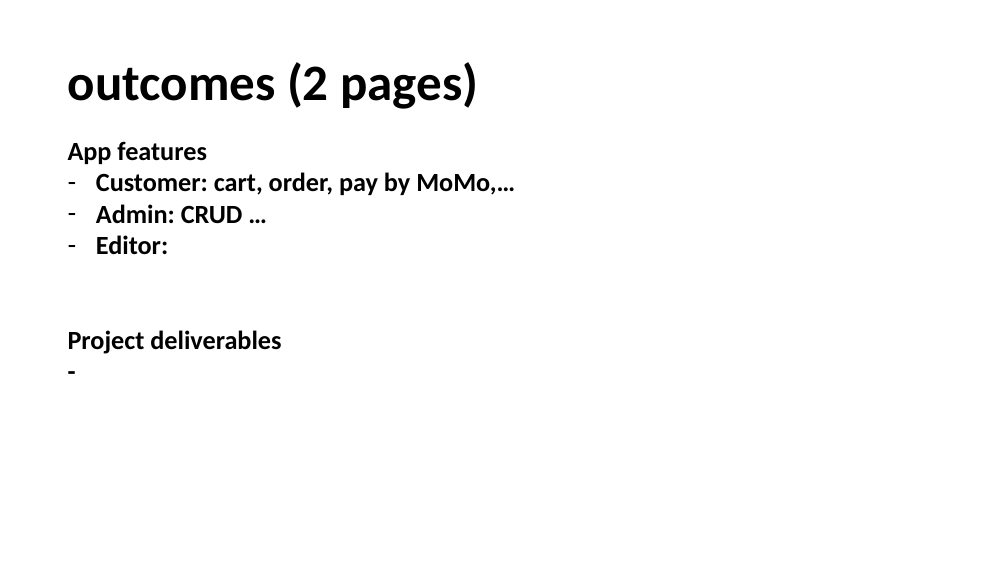
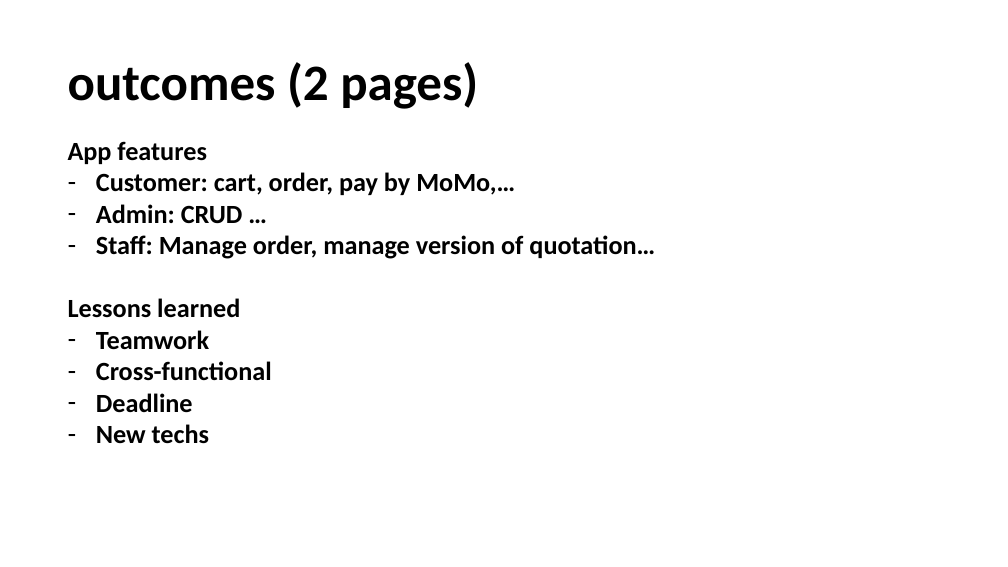
Before and after one commit to doit-now/software-development-project, a slide deck: slide 11 of document/SWP Presentation.pptx (slide 10 before the commit). Drawn at 1008x567 pixels with LibreOffice and Linux fonts; fonts in the diff are those of the drawing. Boxes give left, top, right and bottom in pixels: in the first picture for what was removed or moved away, otherwise in the second. Text is boxed around its words. In the diff, an @@ line names an element or a change of style, - is before the commit and + after.

```diff
--- a/document/SWP Presentation.pptx
+++ b/document/SWP Presentation.pptx
@@ text at [68, 235, 655, 444]: text changed @@
-– Editor:
-Project deliverables
--
+– Staff: Manage order, manage version of quotation…
+Lessons learned
+– Teamwork
+– Cross-functional
+– Deadline
+– New techs
```
Also in this commit, not shown: 4 other slides changed, 2 slides added, 1 slide removed, 4 other files.
